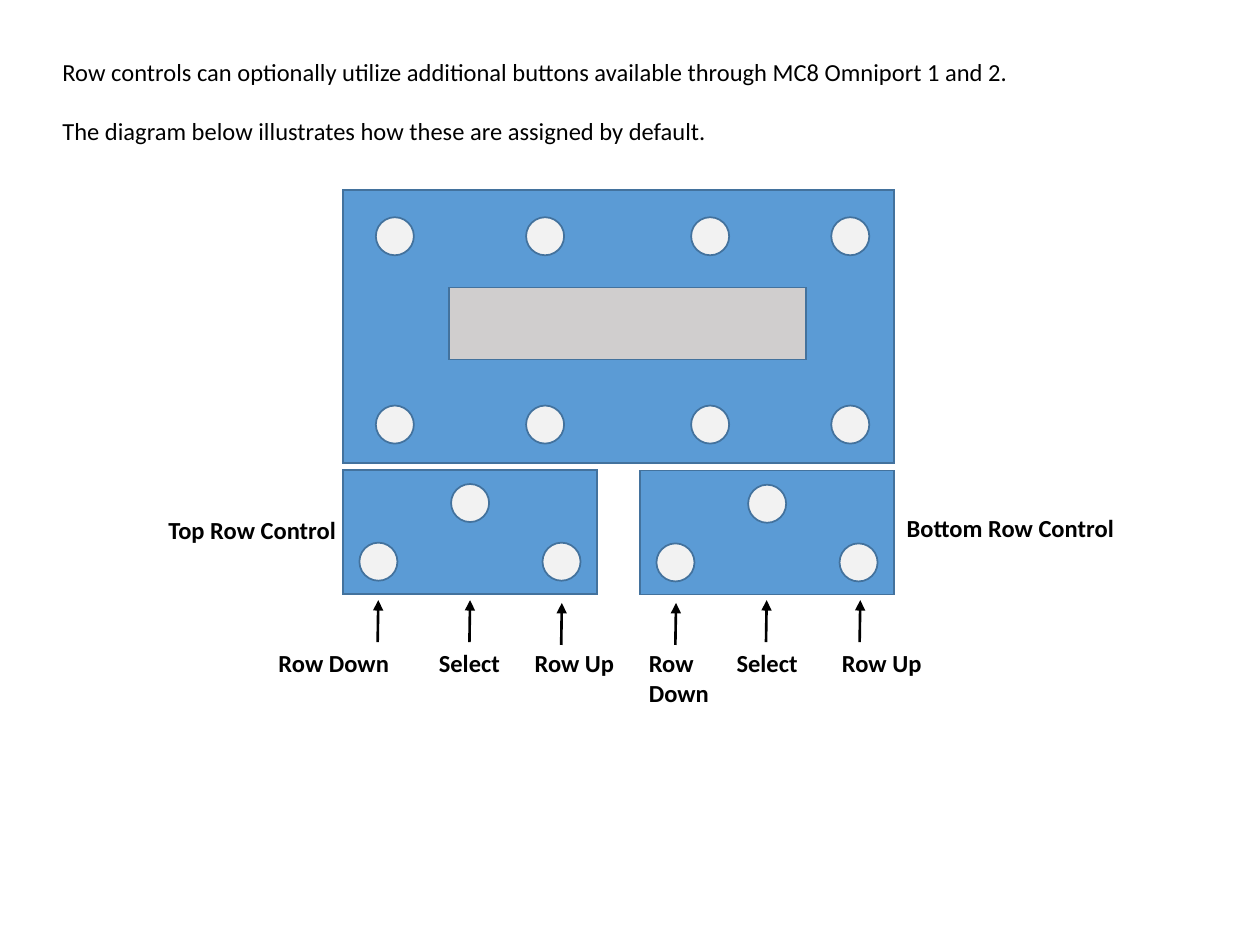
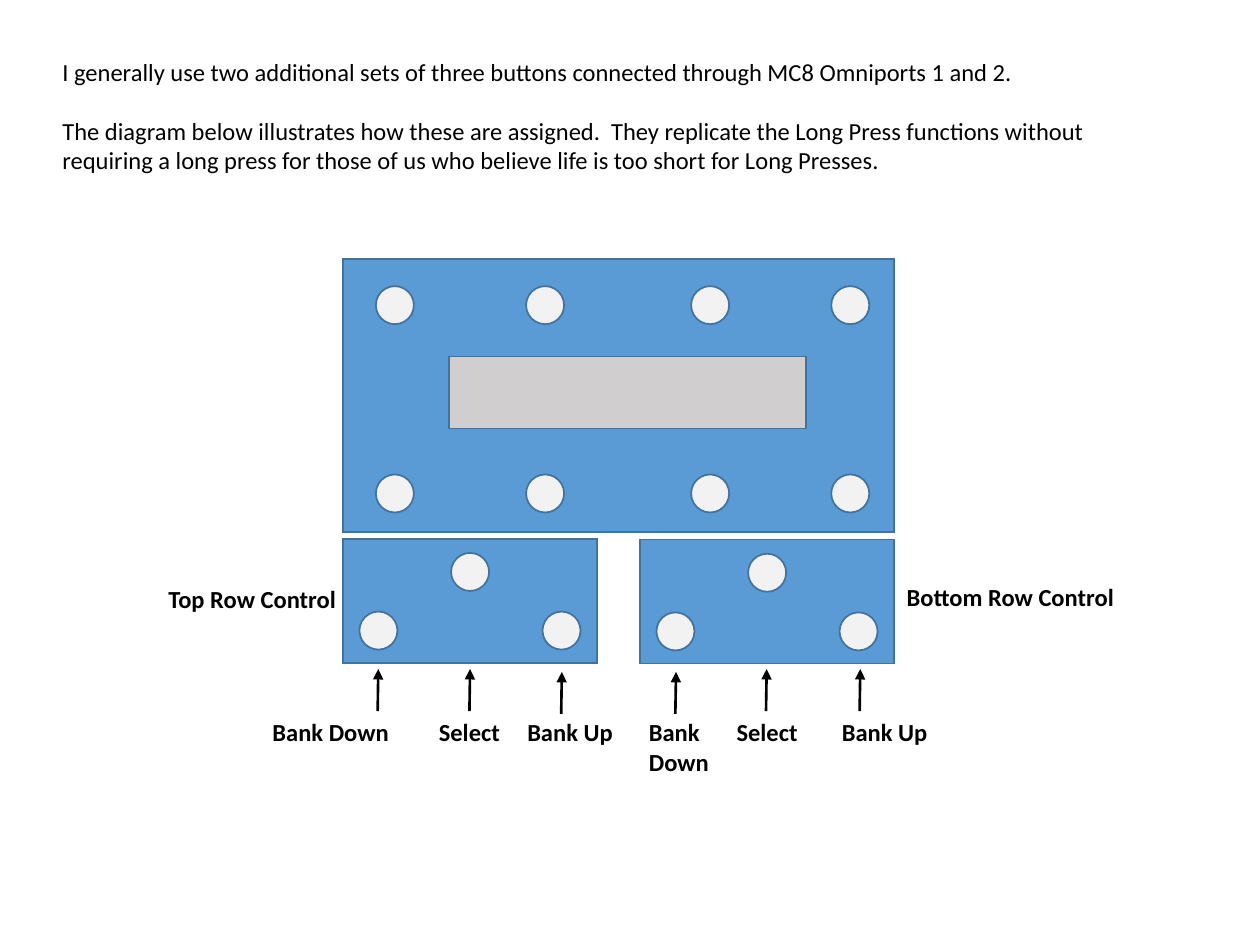
Before and after one commit to WidnerM/GP-MC8, a slide deck: slide 5 of MC8.pptx (slide 3 before the commit). Drawn at 1260x945 pixels with LibreOffice and Linux fonts; fonts in the diff are those of the drawing. Boxes give left, top, right and bottom in pixels: in the first picture for what was removed or moved away, otherwise in the second. Text is boxed around its words. In the diff, an @@ line names an element or a change of style, - is before the commit and + after.

```diff
--- a/MC8.pptx
+++ b/MC8.pptx
@@ text at <box>62,64,1083,174</box>: text changed @@
-Row controls can optionally utilize additional buttons available through MC8 Omniport 1 and 2.
-The diagram below illustrates how these are assigned by default.
+I generally use two additional sets of three buttons connected through MC8 Omniports 1 and 2.
+The diagram below illustrates how these are assigned. They replicate the Long Press functions without requiring a long press for those of us who believe life is too short for Long Presses.
@@ 14 ellipses, 6 arrows, 4 texts, 4 rectangles: place and size @@
-14 ellipses, 6 arrows, 4 texts, 4 rectangles at <box>168,190,1114,673</box>
+14 ellipses, 6 arrows, 4 texts, 4 rectangles at <box>168,260,1114,742</box>
@@ text at <box>272,723,389,742</box>: text changed @@
-Row Down
+Bank Down
@@ text at <box>527,723,613,745</box>: text changed @@
-Row Up
+Bank Up
@@ text at <box>649,723,709,771</box>: text changed @@
-Row Down
+Bank Down
@@ text at <box>842,723,927,745</box>: text changed @@
-Row Up
+Bank Up
```
Also in this commit, not shown: 7 other slides changed, 2 slides added, 2 other files.
